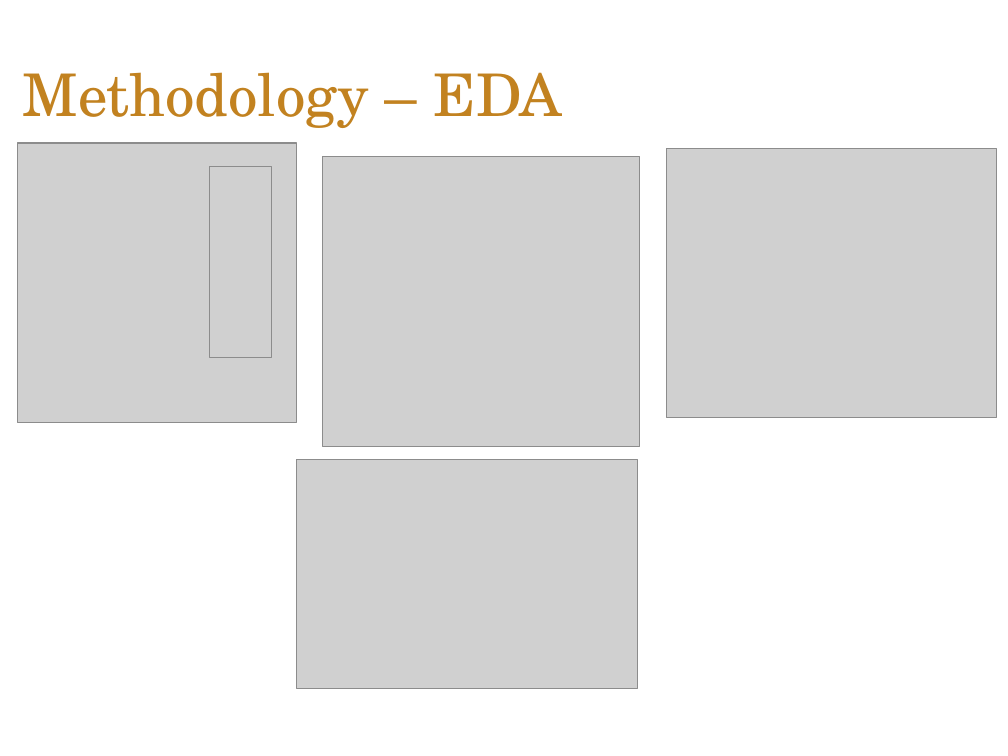
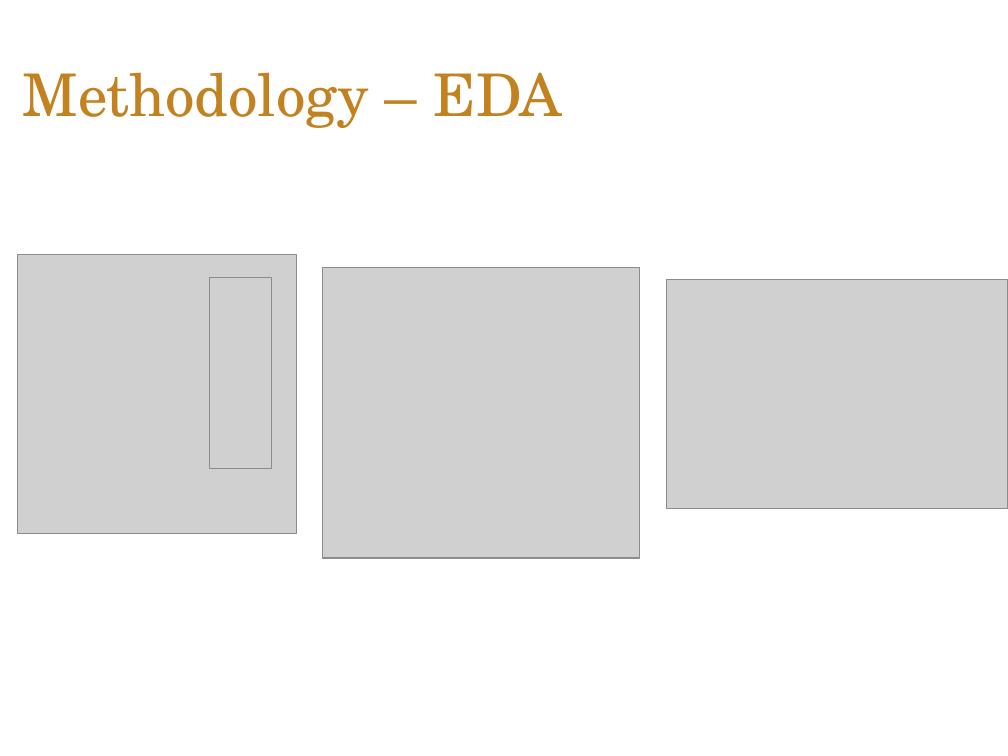
Before and after one commit to cmillsop/w207_final, a slide deck: slide 5 of Millsop_Ventura_Ye_Final_Project_Presentation.pptx. Drawn at 1008x756 pixels with LibreOffice and Linux fonts; fonts in the diff are those of the drawing; grey boxes stand for pictures; background and template pictures are left out. Boxes give left, top, right and bottom in pixels: in the first picture for what was removed or moved away, otherwise in the second. Text is boxed around its words. In the diff, an @@ line names an element or a change of style, - is before the commit and + after.

Commit message:
updated eda slide

```diff
--- a/Millsop_Ventura_Ye_Final_Project_Presentation.pptx
+++ b/Millsop_Ventura_Ye_Final_Project_Presentation.pptx
@@ picture removed at box(666, 149, 997, 417) @@
@@ 3 pictures: place and size @@
-3 pictures at box(17, 143, 639, 447)
+3 pictures at box(17, 254, 639, 557)
@@ picture: place and size @@
-picture at box(296, 460, 638, 688)
+picture at box(666, 279, 1008, 508)
```
